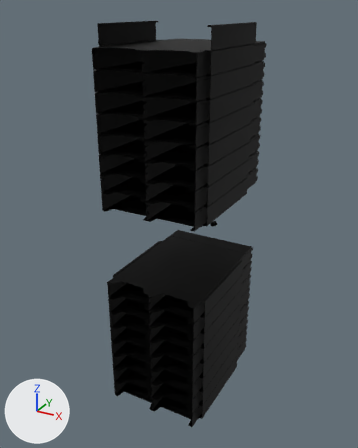
What one commit did to the glTF model models/rack-frame/lod1/rack-cosmo-housing-1.glb.
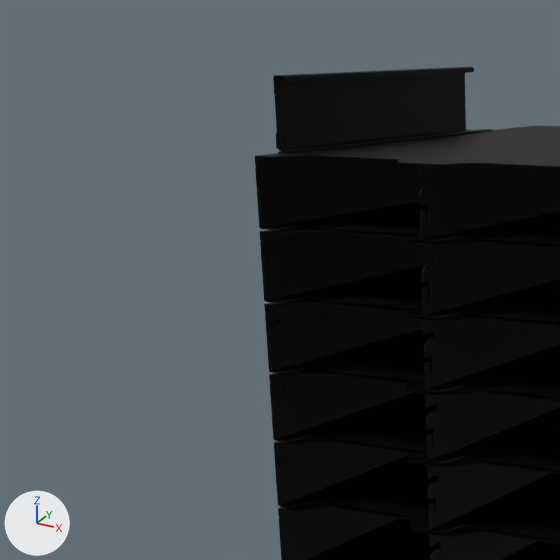
The first picture shows the older version from a 50 mm camera at (1.23, -2.31, 2.31) aimed at (-0.03, -0.02, 1.16). The close-ups show the older and then the newer version on the part from 4% to 52% of the width and 0% to 38% of the height of that picture. Only the edits that show in the close-ups are written down. Arrows for +X, +Y and +Z are at lower left; the lights stay in place.

The older version as bpy lines, for what is in view:
```python
me_plane_087 = bpy.data.meshes.new('Plane.087')
me_plane_087.from_pydata(...)  # 186 vertices, 368 faces; spans x -0.072..-0.069, y -0.566..0.121, z -0.295..-0.201
me_plane_087.materials.append(mat_aluminum_black)  # black #191919
me_plane_088 = bpy.data.meshes.new('Plane.088')
me_plane_088.from_pydata(...)  # 52 vertices, 100 faces; spans x 0.0..0.041, y -0.022..0.535, z -0.099..0.0
me_plane_088.materials.append(mat_aluminum_black)  # black #191919
ob_rack_cosmo_sleds_091 = bpy.data.objects.new('Rack_Cosmo_Sleds.091', me_plane_088)
ob_rack_cosmo_sleds_091.location = (-0.29, -0.332, 2.233)
ob_rack_cosmo_sleds_101 = bpy.data.objects.new('Rack_Cosmo_Sleds.101', me_plane_087)
ob_rack_cosmo_sleds_101.location = (-0.195, 0.153, 2.333)
ob_rack_cosmo_sleds_109 = bpy.data.objects.new('Rack_Cosmo_Sleds.109', me_plane_087)
ob_rack_cosmo_sleds_109.location = (-0.195, 0.153, 1.933)
# also in view: 'Rack_Cosmo_Housing.017' at (-0.13, -0.06, 2.08); 'Rack_Cosmo_Housing.049' at (0.13, -0.06, 2.08); 'Rack_Cosmo_Sleds.105' at (-0.27, -0.07, 1.88); 'Rack_Cosmo_Housing.008' at (0.0, 0.0, 1.78); 'Rack_Cosmo_Housing.002' at (0.0, 0.0, 1.68)
```
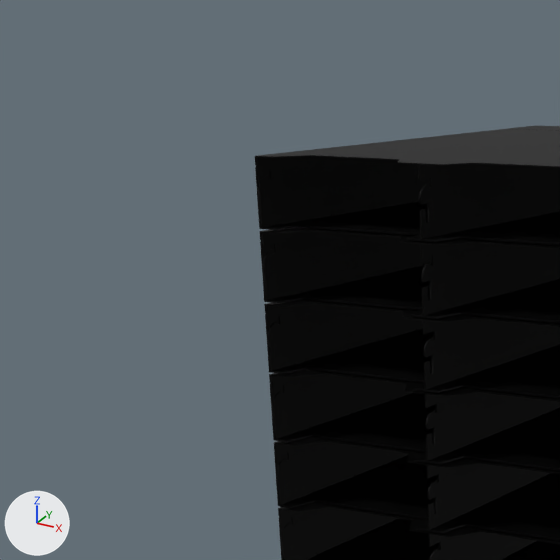
Boxes [x1, y1, x2, y2] around the edits, measured in the close-ups (560 x 560 px):
```json
{"object": "Rack_Cosmo_Sleds.091", "change": "deleted", "before": [273, 67, 493, 152], "on screen": "black"}
```

The change, as JSON lines over the scene's bpy script:
```json
{"op": "remove", "block": "ob_rack_cosmo_sleds_091", "code": ["ob_rack_cosmo_sleds_091 = bpy.data.objects.new('Rack_Cosmo_Sleds.091', me_plane_088)", "ob_rack_cosmo_sleds_091.location = (-0.29, -0.332, 2.233)"]}
```
